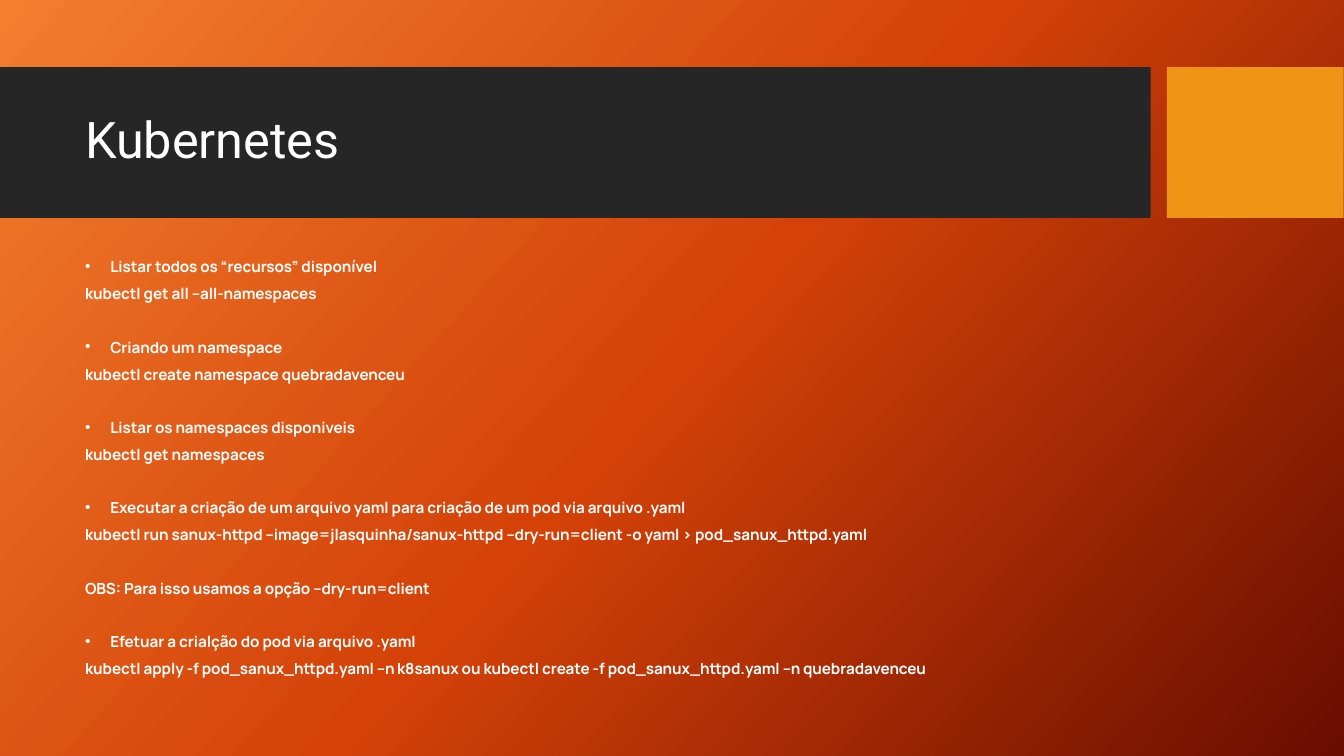
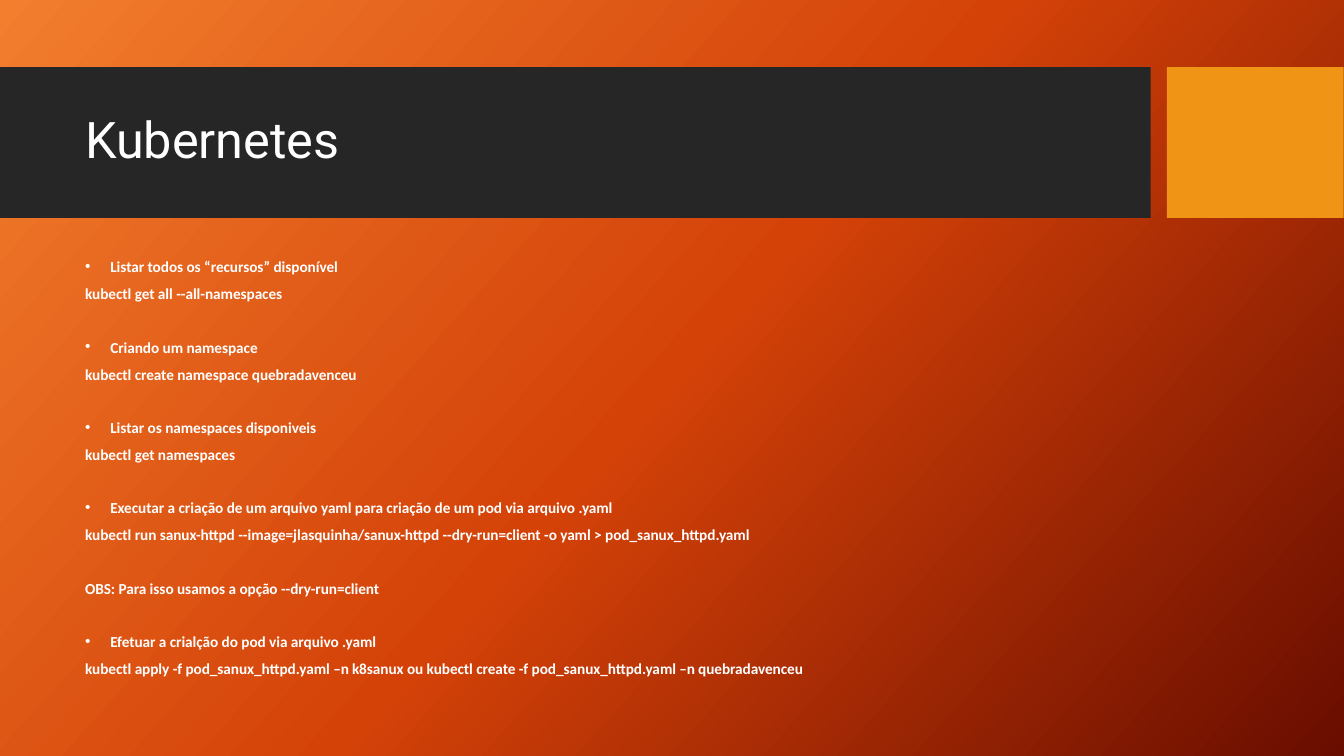
Before and after one commit to jlasquinha/sanux, a slide deck: slide 23 of Sanux.pptx (slide 22 before the commit). Drawn at 1344x756 pixels with LibreOffice and Linux fonts; fonts in the diff are those of the drawing; background and template pictures are left out. Boxes give left, top, right and bottom in pixels: in the first picture for what was removed or moved away, otherwise in the second. Text is boxed around its words. In the diff, an @@ line names an element or a change of style, - is before the commit and + after.

Commit message:
Update Sanux.pptx
Apresentação atualizada

```diff
--- a/Sanux.pptx
+++ b/Sanux.pptx
@@ text "Listar todos os “recursos” disponível" at (85,261,803,677): font Manrope to Calibri @@
```
Also in this commit, not shown: 39 other slides changed, 2 slides added.
